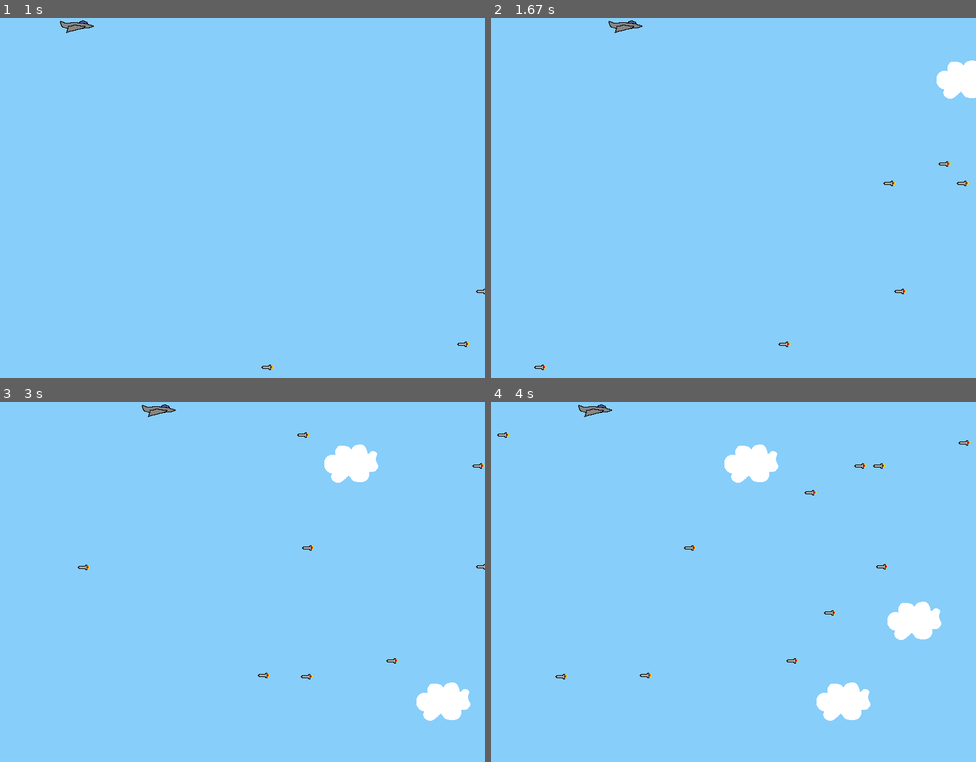
Above: before the commit, frames 1-4 (two rows, left to right).
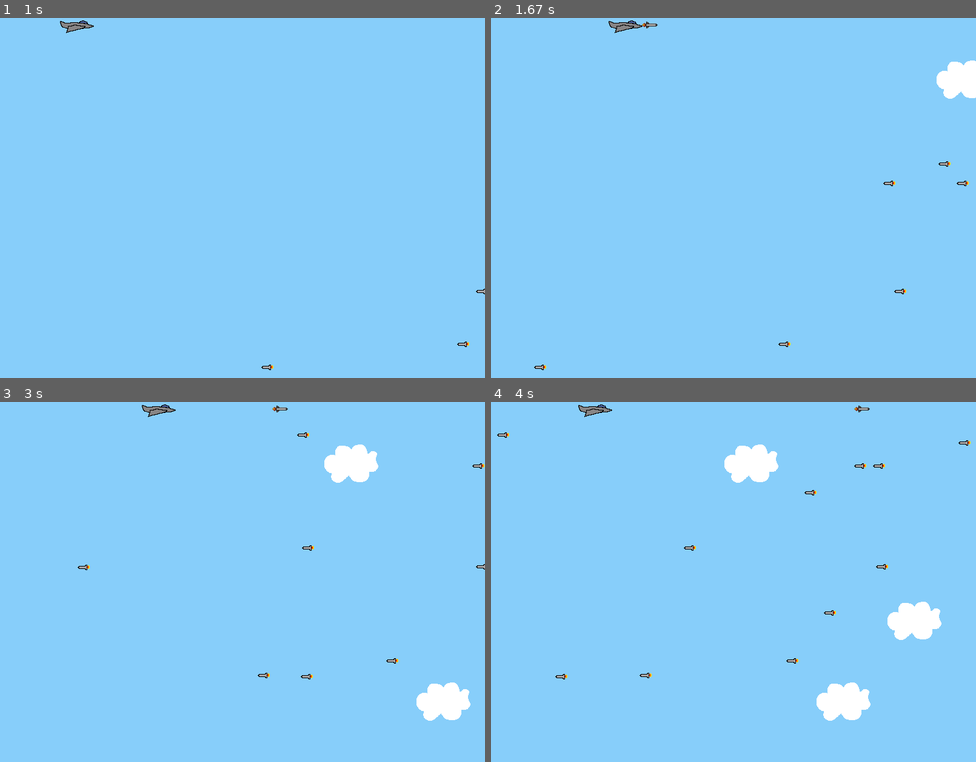
Above: after the commit, the same moments.

Repository: EliasSage/Project-PyGame
Game: pygame game, started from py_tut_with_images.py
Same seed, same stepped clock (60 frames per second), same inputs: the game is played once before the commit and once after it.
Inputs:
- Up to frame 1 (1 s): hold Space 0.33-0.8 s; hold Right 0.33-0.8 s; hold Space from 0.83 s (still down); hold Right from 0.83 s (still down)
- Up to frame 2 (1.67 s): release Space at 1.3 s; release Right at 1.3 s; hold Right from 1.33 s (still down)
- Up to frame 3 (3 s): release Right at 1.8 s; hold Right 2.17-2.63 s; hold Left from 2.67 s (still down)
- Up to frame 4 (4 s): release Left at 3.2 s; hold Left 3.57-3.97 s

Frame 1 is identical in both runs. In frame 2, less than 0.1% of the frame differs, in the area x 31-35%, y 1-3%; in frame 3, less than 0.1%; in frame 4, less than 0.1%.

Commit message:
Added player shooting

Diff:
--- a/py_tut_with_images.py
+++ b/py_tut_with_images.py
@@ -16,6 +16,7 @@
     K_ESCAPE,
     KEYDOWN,
     QUIT,
+    K_SPACE
 )
 
 # Define constants for the screen width and height
@@ -31,6 +32,18 @@
         self.surf = pygame.image.load("jet.png").convert()
         self.surf.set_colorkey((255, 255, 255), RLEACCEL)
         self.rect = self.surf.get_rect()
+
+        self.bullet_timer = 1 # Shooting cooldown (in seconds)
+
+
+    def shoot(self, position, velocity):
+        """ Makes plane shoot missile """
+        if self.bullet_timer <= 0: # Shoots if not on cooldown
+            self.bullet_timer = 1 # Resets cooldown
+            bullet = Bullet(position, velocity)
+            bullets.add(bullet)
+            all_sprites.add(bullet)
+
 
     # Move the sprite based on keypresses
     def update(self, pressed_keys):
@@ -54,6 +67,13 @@
             self.rect.top = 0
         elif self.rect.bottom >= SCREEN_HEIGHT:
             self.rect.bottom = SCREEN_HEIGHT
+
+        # Shoots when space is pressed
+        if pressed_keys[K_SPACE]:
+            self.shoot(self.rect.midright, 5)
+
+        # Reduces shooting cooldown by (1 / framerate) per frame, if on cooldown
+        self.bullet_timer -= 1/30 if self.bullet_timer > 0 else self.bullet_timer
 
 
 # Define the enemy object extending pygame.sprite.Sprite
@@ -103,6 +123,21 @@
             self.kill()
 
 
+class Bullet(pygame.sprite.Sprite):
+    """ Extends pygame.sprite.Sprite class and handles aspects specific to player bullets"""
+    def __init__(self, position, velocity):
+        super(Bullet, self).__init__()
+        self.surf = pygame.image.load("player_missile.png").convert()
+        self.surf.set_colorkey((0, 0, 0), RLEACCEL)
+        self.velocity = velocity
+        # Position is dependent on where plane was when shot
+        self.rect = self.surf.get_rect(center=(position))
+
+    def update(self):
+        """ Update bullet speed """
+        self.rect.move_ip(self.velocity, 0)
+
+
 # Setup for sounds, defaults are good
 pygame.mixer.init()
 
@@ -128,11 +163,14 @@
 # Create groups to hold enemy sprites, cloud sprites, and all sprites
 # - enemies is used for collision detection and position updates
 # - clouds is used for position updates
+# - bullets is used for position updates
 # - all_sprites isused for rendering
 enemies = pygame.sprite.Group()
 clouds = pygame.sprite.Group()
+bullets = pygame.sprite.Group()
 all_sprites = pygame.sprite.Group()
 all_sprites.add(player)
+
 
 # Load and play our background music
 # Sound source: http://ccmixter.org/files/Apoxode/59262
@@ -190,6 +228,9 @@
     enemies.update()
     clouds.update()
 
+    # Update the positions of bullets
+    bullets.update()
+
     # Fill the screen with sky blue
     screen.fill((135, 206, 250))
 
Binary file added: player_missile.png
